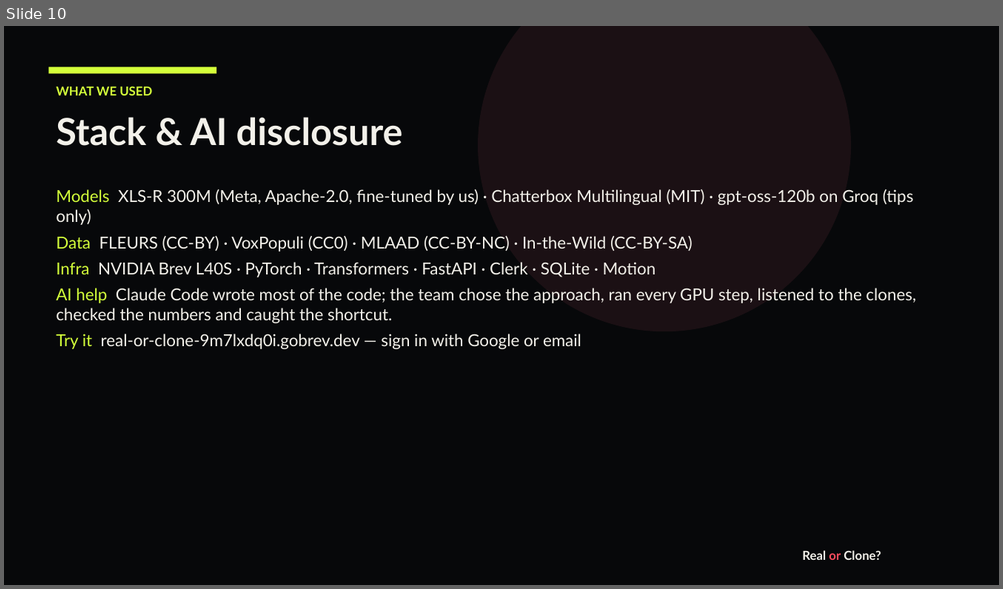
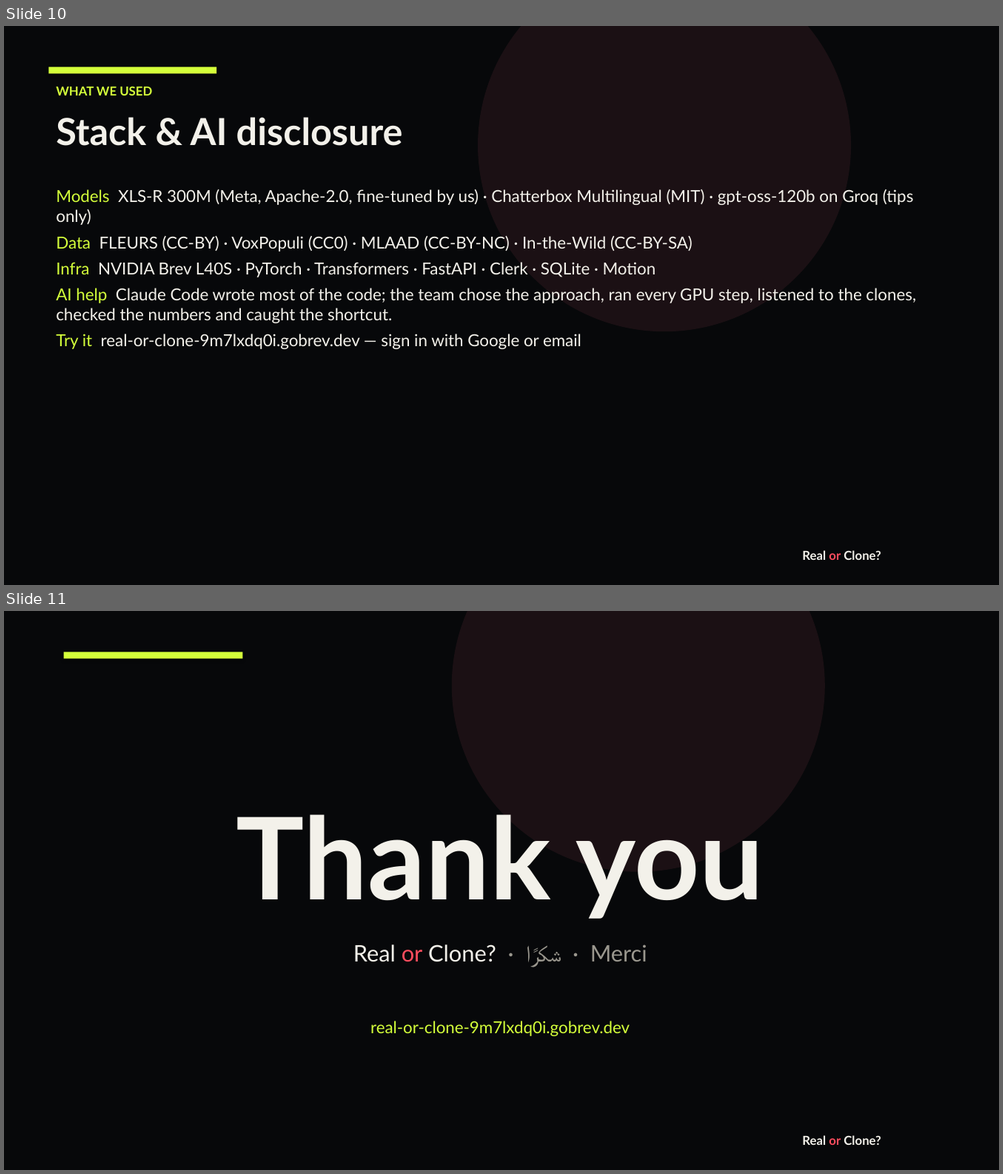
Before and after one commit to ilyasdaoudrma/real-or-clone, a slide deck: docs/Real-or-Clone.pptx. Shown one above the other, each under a label of ours: slide 10 before the commit, slides 10 and 11 after it. The pictures are 1003x589 and 1003x1174 pixels, drawn with LibreOffice and Linux fonts; fonts in the diff are those of the drawing. Boxes give left, top, right and bottom in pixels: in the first picture for what was removed or moved away, otherwise in the second. Text is boxed around its words. In the diff, an @@ line names an element or a change of style, - is before the commit and + after.

```diff
--- a/docs/Real-or-Clone.pptx
+++ b/docs/Real-or-Clone.pptx
@@ slide 11 added at [4,611,999,1170], background #07080A @@
@@ ellipse added at [452,611,825,872], fill #1B1014 @@
@@ rectangle added at [64,652,243,659], fill #D4FF3A @@
@@ text added at [236,815,763,919], 110 pt, text #F3F1EA, bold @@
+Thank you
@@ text added at [353,945,647,963], 22 pt, text #9A978E @@
+Real or Clone? · شكرًا · Merci
@@ text added at [370,1021,629,1037], 16 pt, text #D4FF3A @@
+real-or-clone-9m7lxdq0i.gobrev.dev
@@ text added at [802,1136,881,1145], 12 pt, text #F3F1EA, bold @@
+Real or Clone?
```
Also in this commit, not shown: 1 other file.
